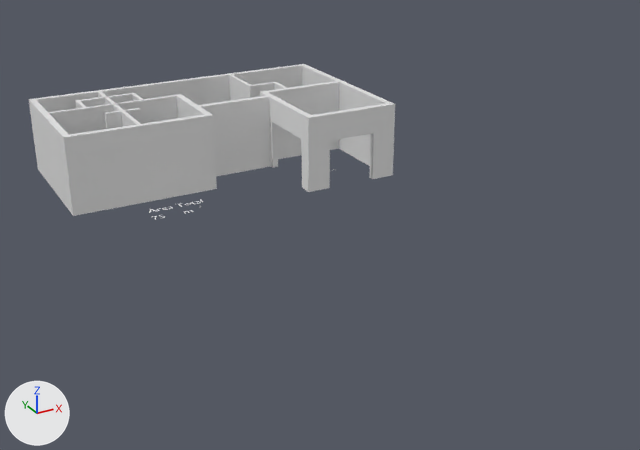
The Blender file exemplos/casa_tutorial.blend: old version first, new version second.
Rendered twice from a camera (50 mm lens) standing at (-6.4, -28.4, 12.7) and looking at (12.0, 5.0, -4.0). The lights are fixed; the arrows at lower left show +X, +Y and +Z.

Names of what the first picture shows: 'parede externa', 'parede interna'.
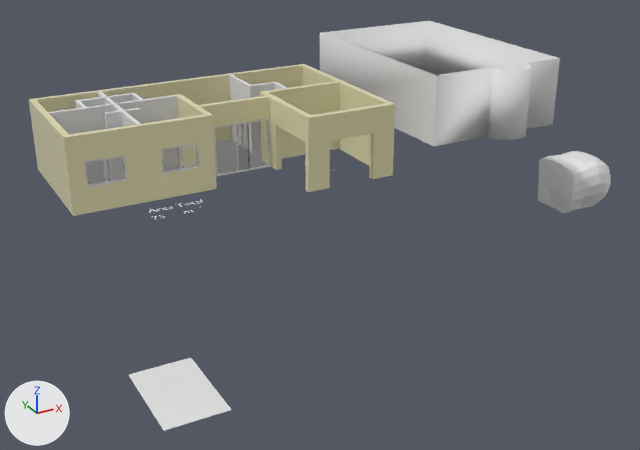
ob_cube_001 is not drawn itself; it is used by a modifier of ob_parede_externa.

Changed parts and their boxes (x1, y1, x2, y2) in the pictures (640 x 450 px):
'parede externa', recoloured, reshaped
    both: (29, 64, 395, 216)
'Wall', added
    after: (320, 21, 560, 146)
'_CL_RECT', added
    after: (129, 358, 232, 431)
'Cube.002', added
    after: (538, 151, 611, 214)
'Window.R.003', unchanged, uncovered by the edit
    after: (235, 119, 270, 172)

The change, as a diff of the scene's bpy script:
```diff
--- a/exemplos/casa_tutorial.blend.py
+++ b/exemplos/casa_tutorial.blend.py
@@ mat_height_parede_externa @@
+mat_height_parede_externa = principled_material('Height_parede externa')
+mat_height_parede_externa.base_color = (0.8, 0.751, 0.46)  # beige #e7e1b5
+mat_height_parede_externa.roughness = 0.0
@@ mat_wall2_outside @@
+mat_wall2_outside = diffuse_material('Wall2_outside')
+mat_wall2_outside.base_color = (0.8, 0.8, 0.8)  # white #e7e7e7
@@ mat_wall2_alt5 @@
+mat_wall2_alt5 = diffuse_material('Wall2_alt5')
+mat_wall2_alt5.base_color = (0.8, 0.8, 0.8)  # white #e7e7e7
@@ mat_wall2_alt1 @@
+mat_wall2_alt1 = diffuse_material('Wall2_alt1')
+mat_wall2_alt1.base_color = (0.8, 0.8, 0.8)  # white #e7e7e7
@@ mat_wall2_alt4 @@
+mat_wall2_alt4 = diffuse_material('Wall2_alt4')
+mat_wall2_alt4.base_color = (0.8, 0.8, 0.8)  # white #e7e7e7
@@ mat_wall2_alt3 @@
+mat_wall2_alt3 = diffuse_material('Wall2_alt3')
+mat_wall2_alt3.base_color = (0.8, 0.8, 0.8)  # white #e7e7e7
@@ mat_wall2_alt2 @@
+mat_wall2_alt2 = diffuse_material('Wall2_alt2')
+mat_wall2_alt2.base_color = (0.8, 0.8, 0.8)  # white #e7e7e7
@@ mat_wall2_cuts @@
+mat_wall2_cuts = diffuse_material('Wall2_cuts')
+mat_wall2_cuts.base_color = (0.8, 0.8, 0.8)  # white #e7e7e7
@@ mat_wall2_inside @@
+mat_wall2_inside = diffuse_material('Wall2_inside')
+mat_wall2_inside.base_color = (0.8, 0.8, 0.8)  # white #e7e7e7
@@ me_plane_001 @@
 me_plane_001.from_pydata(...)  # 22 vertices, 9 faces; spans x -1.5..11.05, y -1.5..1.5, z -5.65..2.05
+me_plane_001.materials.append(mat_height_parede_externa)  # beige #e7e1b5
@@ me_wall @@
+me_wall.from_pydata(...)  # 72 vertices, 36 faces; spans x 0.0..7.03, y -11.51..0.0, z 0.0..3.2
+me_wall.polygons.foreach_set('use_smooth', [True] * 36)
+me_wall.materials.append(mat_wall2_inside)  # white #e7e7e7
+me_wall.materials.append(mat_wall2_outside)  # white #e7e7e7
+me_wall.materials.append(mat_wall2_cuts)  # white #e7e7e7
+me_wall.materials.append(mat_wall2_alt1)  # white #e7e7e7
+me_wall.materials.append(mat_wall2_alt2)  # white #e7e7e7
+me_wall.materials.append(mat_wall2_alt3)  # white #e7e7e7
+me_wall.materials.append(mat_wall2_alt4)  # white #e7e7e7
+me_wall.materials.append(mat_wall2_alt5)  # white #e7e7e7
@@ me_cube_001 @@
+me_cube_001.from_pydata(...)  # 218 vertices, 216 faces; spans x -1.42..1.42, y -2.51..1.07, z -1.01..2.14
@@ me_mesh @@
+me_mesh.from_pydata([(-1.25, -1.95, 0.0), (-1.25, 1.95, 0.0), (1.25, 1.95, 0.0), (1.25, -1.95, 0.0)], [], [(0, 1, 2, 3)])
@@ ob_cube_001 @@
 ob_cube_001 = bpy.data.objects.new('Cube.001', me_cube_006)
-ob_cube_001.location = (8.892, 1.883, 0.894)
+ob_cube_001.location = (8.978, 1.558, 0.863)
 ob_cube_001.scale = (1.0, 1.3, 1.1)
@@ ob_wall @@
+ob_wall = bpy.data.objects.new('Wall', me_wall)
+ob_wall.location = (16.22, 12.73, 0.0)
+_m = ob_wall.modifiers.new('Wall', 'SOLIDIFY')
+_m.thickness = 0.15
+_m.material_offset = 1
+_m.material_offset_rim = 2
+_m.use_even_offset = True
+_m.use_quality_normals = True
@@ ob_cube_002 @@
+ob_cube_002 = bpy.data.objects.new('Cube.002', me_cube_001)
+ob_cube_002.location = (28.95, 6.53, -5.78)
@@ ob_cl_rect @@
+ob_cl_rect = bpy.data.objects.new('_CL_RECT', me_mesh)
+ob_cl_rect.location = (2.15, -2.25, -5.73)
```
